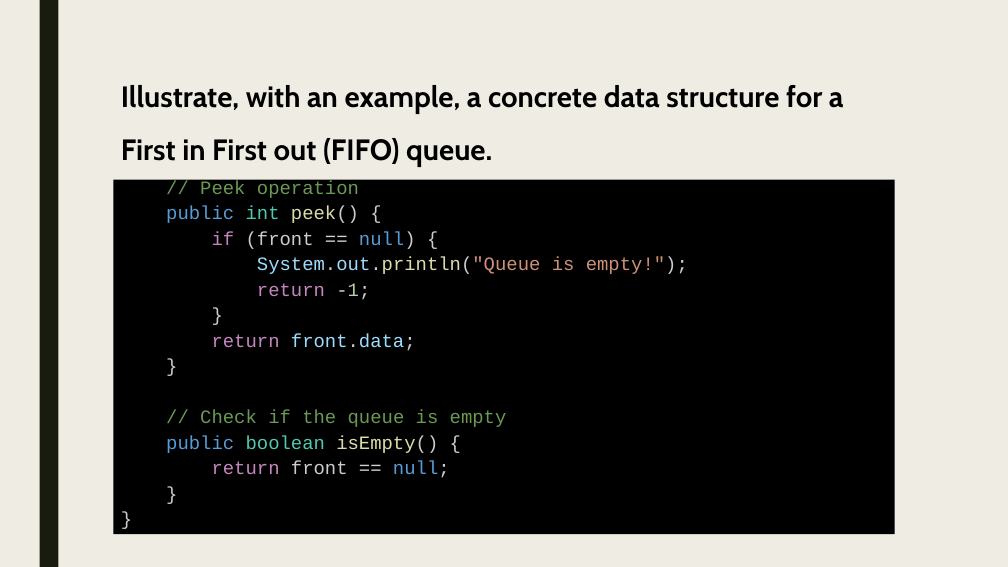
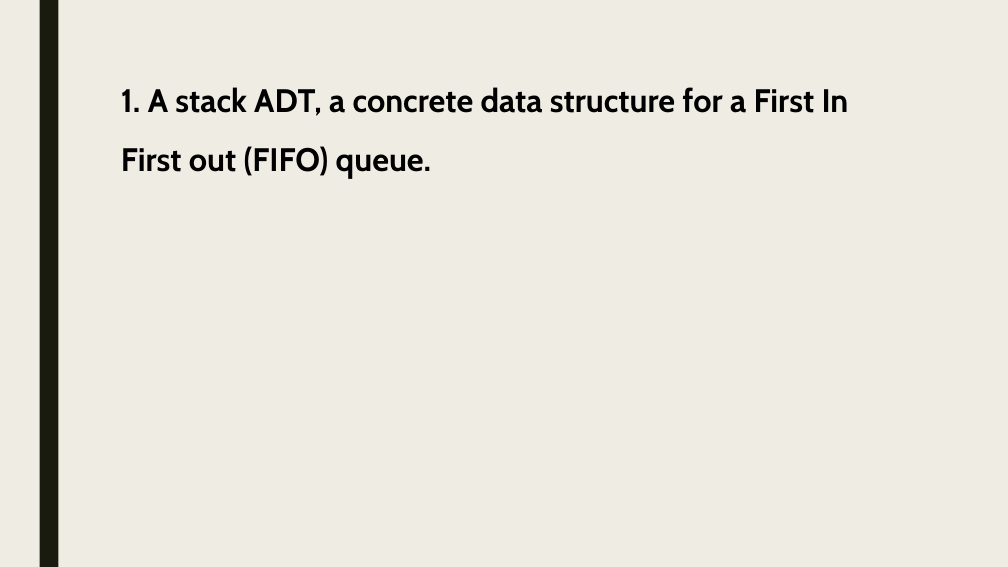
Before and after one commit to PuppySneaky/ASM1-Data-Structure-Algorithms, a slide deck: slide 24 of ASM1.pptx (slide 41 before the commit). Drawn at 1008x567 pixels with LibreOffice and Linux fonts; fonts in the diff are those of the drawing; grey boxes stand for pictures. Boxes give left, top, right and bottom in pixels: in the first picture for what was removed or moved away, otherwise in the second. Text is boxed around its words. In the diff, an @@ line names an element or a change of style, - is before the commit and + after.

```diff
--- a/ASM1.pptx
+++ b/ASM1.pptx
@@ title at (121, 87, 849, 179): text changed; size 28 to 31 pt @@
-Illustrate, with an example, a concrete data structure for a First in First out (FIFO) queue.
+1. A stack ADT, a concrete data structure for a First In First out (FIFO) queue.
@@ rectangle removed at (113, 180, 895, 535) @@
-// Peek operation
-public int peek() {
-if (front == null) {
-System.out.println("Queue is empty!");
-return -1;
-}
-return front.data;
-}
-// Check if the queue is empty
-public boolean isEmpty() {
-return front == null;
-}
-}
```
Also in this commit, not shown: 9 other slides changed, 49 slides added, 44 slides removed.
